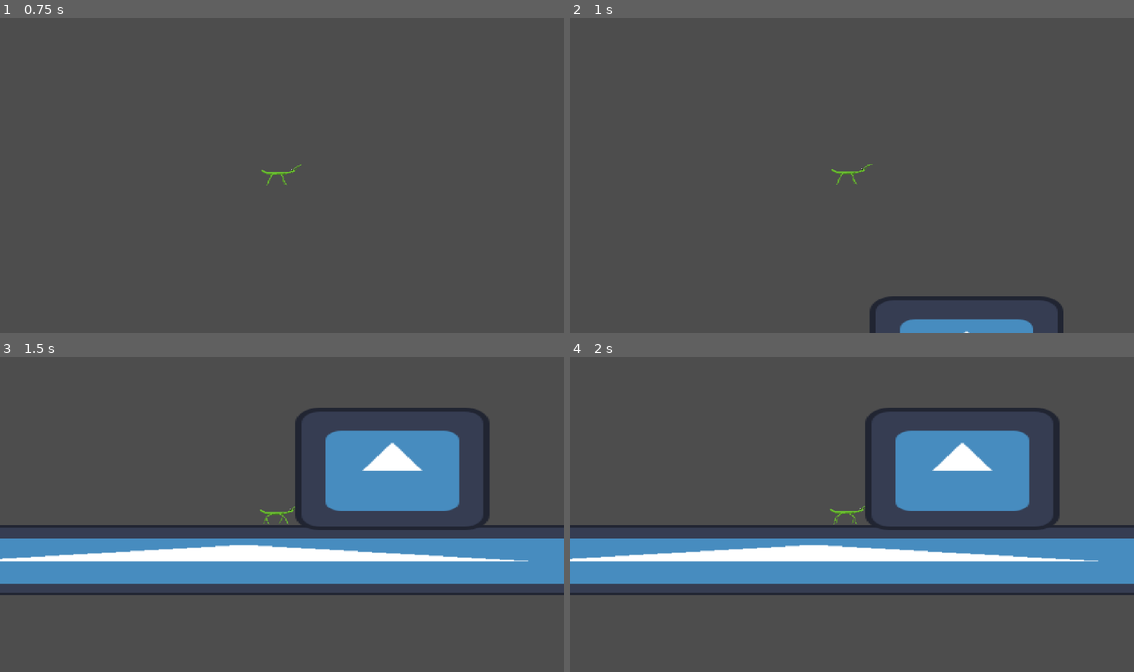
Above: before the commit, frames 1-4 (two rows, left to right).
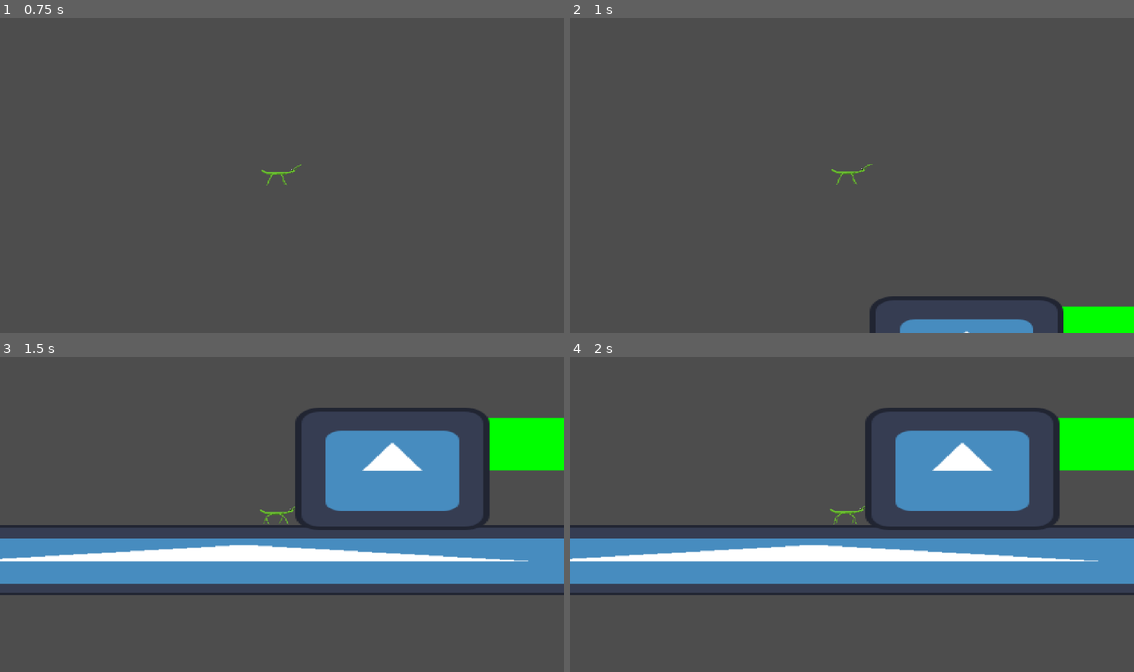
Above: after the commit, the same moments.

Repository: NinjaLD/stickySituation
Game: Godot game, scene res://scenes/startMenu.tscn
The game is run twice, just before and just after one commit, with the same random seed, the same clock (stepped at 60 frames per second) and the same inputs. The engine's default icon, where the game draws it, is replaced by a stand-in: a white triangle on a blue panel in a dark square.
Inputs:
- Up to frame 1 (0.75 s): click "PLAYER DEVELOPMENT" at 0.5 s
- Up to frame 2 (1 s): no input
- Up to frame 3 (1.5 s): hold D (moveRight) from 1.28 s (still down); hold Space (jump) from 1.28 s (still down)
- Up to frame 4 (2 s): keep holding D (moveRight); keep holding Space (jump)

Frame 1 is identical in both runs. In frame 2, 1.1% of the frame differs, in the area x 87-100%, y 91-100%; in frame 3, 2.2%, in the area x 86-100%, y 19-37%; in frame 4, 2.2%.

Commit message:
thing thing player yeh

Diff:
--- a/sticky-situation/project.godot
+++ b/sticky-situation/project.godot
@@ -14,6 +14,10 @@
 run/main_scene="uid://dfrhu1w5058l2"
 config/features=PackedStringArray("4.6", "GL Compatibility")
 config/icon="res://assets/icon.svg"
+
+[global_group]
+
+bouncyLeaf=""
 
 [input]
 
--- a/sticky-situation/scenes/playerDevelopment.tscn
+++ b/sticky-situation/scenes/playerDevelopment.tscn
@@ -8,6 +8,20 @@
 [node name="PlayerDevelopment" type="Node2D" unique_id=2029028004]
 
 [node name="Level" type="Node" parent="." unique_id=173837901]
+
+[node name="Bouncy Leaf" type="StaticBody2D" parent="Level" unique_id=345930675 groups=["bouncyLeaf"]]
+modulate = Color(0, 18.892157, 0, 1)
+position = Vector2(213, 189.00002)
+rotation = -3.1415927
+scale = Vector2(0.95690715, -0.27745676)
+
+[node name="CollisionShape2D" type="CollisionShape2D" parent="Level/Bouncy Leaf" unique_id=117353936]
+scale = Vector2(6.41, 6.41)
+shape = SubResource("RectangleShape2D_v84v7")
+
+[node name="Sprite" type="Sprite2D" parent="Level/Bouncy Leaf" unique_id=168545039]
+scale = Vector2(1, 0.99999994)
+texture = ExtResource("1_40edo")
 
 [node name="Platform" type="StaticBody2D" parent="Level" unique_id=799557237]
 position = Vector2(0, 268)
--- a/sticky-situation/scripts/playerScript.gd
+++ b/sticky-situation/scripts/playerScript.gd
@@ -12,10 +12,7 @@
 
 var potentialVelocity : float
 
-# Called when the node enters the scene tree for the first time.
-func _ready() -> void:
-	pass # Replace with function body.
-
+# Automatic
 func _physics_process(delta: float) -> void:
 	gravity()
 	if is_on_floor():
@@ -26,6 +23,9 @@
 
 	move_and_slide()
 
+
+
+# Custom
 func gravity() -> void:
 	if not is_on_floor():
 		velocity.y += gravityAccel
@@ -52,8 +52,6 @@
 	else:
 		velocity.x = clampf(velocity.x + GetInputDir() * walkAccel, -walkSpeed, walkSpeed)
 
-#Changed the jump value to be lower so the charge has a bigger effect
-#Wanting to add velocityDir to be part of the function so we can check for direction for horizontal boost
 func Jump() -> void:
 	if Input.is_action_pressed("jump") and is_on_floor():
 		potentialVelocity = minf(potentialVelocity + jumpChargeRate, 1)
Not shown, added: sticky-situation/Art/Stickbug-Climb.png.import
Not shown, added: sticky-situation/Art/Stickbug-Spritesheet-sheet.png.import
